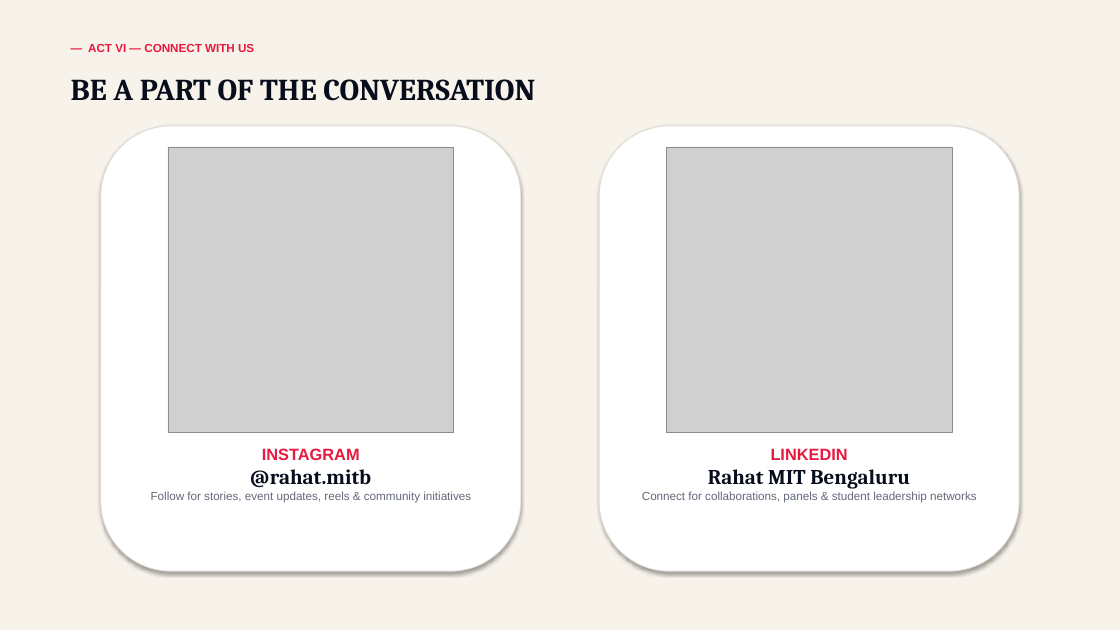
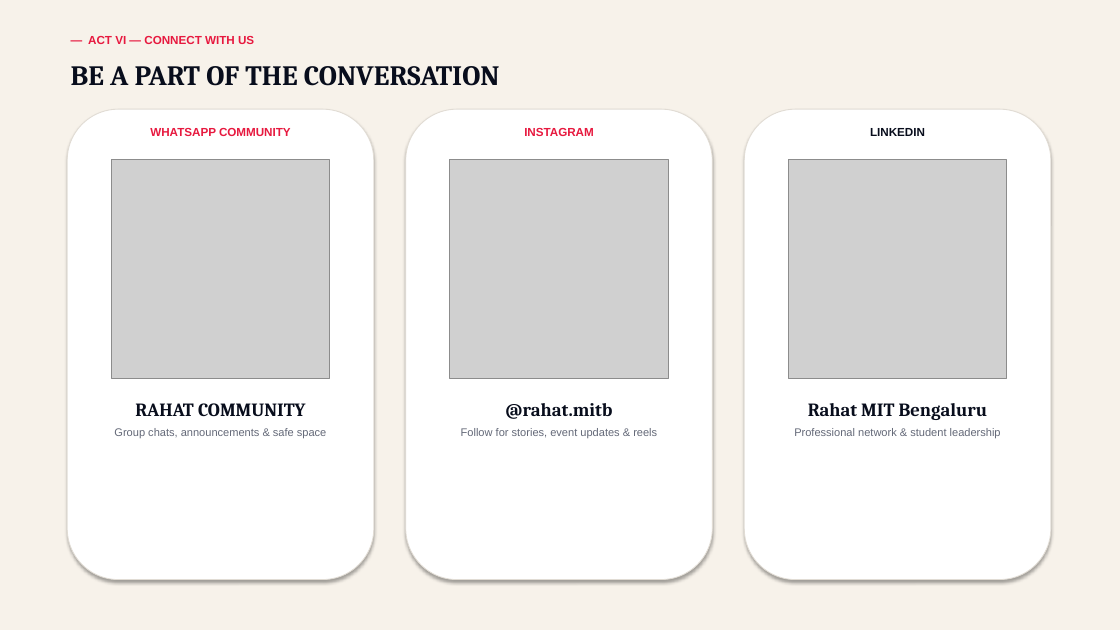
Before and after one commit to PavanAksshay/rahat, a slide deck: slide 9 of RAHAT_Inauguration_Presentation.pptx. Drawn at 1120x630 pixels with LibreOffice and Linux fonts; fonts in the diff are those of the drawing; grey boxes stand for pictures. Boxes give left, top, right and bottom in pixels: in the first picture for what was removed or moved away, otherwise in the second. Text is boxed around its words. In the diff, an @@ line names an element or a change of style, - is before the commit and + after.

```diff
--- a/RAHAT_Inauguration_Presentation.pptx
+++ b/RAHAT_Inauguration_Presentation.pptx
@@ text "— ACT VI — CONNECT ...": place and size @@
-text "— ACT VI — CONNECT ..." at <box>88,44,254,52</box>
+text "— ACT VI — CONNECT ..." at <box>88,36,254,44</box>
@@ text "BE A PART OF THE ...": place and size @@
-text "BE A PART OF THE ..." at <box>71,79,535,101</box>
+text "BE A PART OF THE ..." at <box>71,66,500,86</box>
@@ text "BE A PART OF THE ..." at <box>71,66,500,86</box>: size 26 to 24 pt @@
@@ rounded rectangle: place and size @@
-rounded rectangle at <box>101,126,521,571</box>
+rounded rectangle at <box>67,109,374,580</box>
@@ rounded rectangle added at <box>406,109,712,580</box>, fill #FFFFFF, outline #E1DCD4 0.75 pt @@
@@ rounded rectangle: place and size @@
-rounded rectangle at <box>599,126,1019,571</box>
+rounded rectangle at <box>744,109,1051,580</box>
@@ text added at <box>150,128,291,136</box>, 10 pt, text #E7193F, bold @@
+WHATSAPP COMMUNITY
@@ text added at <box>524,128,594,136</box>, 10 pt, text #E7193F, bold @@
+INSTAGRAM
@@ text added at <box>870,128,925,136</box>, 10 pt, text #080D1C, bold @@
+LINKEDIN
@@ picture added at <box>111,160,329,378</box> @@
@@ picture: place and size @@
-picture at <box>168,147,454,433</box>
+picture at <box>450,160,669,378</box>
@@ picture: place and size @@
-picture at <box>666,147,952,433</box>
+picture at <box>788,160,1007,378</box>
@@ text added at <box>114,403,326,438</box>, 9.5 pt, text #646978 @@
+RAHAT COMMUNITY
+Group chats, announcements & safe space
@@ text "@rahat.mitb": place and size @@
-text "@rahat.mitb" at <box>151,448,471,503</box>
+text "@rahat.mitb" at <box>461,403,657,438</box>
@@ text at <box>506,403,613,419</box>: size 18 to 16 pt in "@rahat.mitb"; more space between paragraphs @@
@@ text "Rahat MIT Bengaluru": place and size @@
-text "Rahat MIT Bengaluru" at <box>642,448,977,503</box>
+text "Rahat MIT Bengaluru" at <box>794,403,1001,438</box>
@@ text at <box>808,403,988,420</box>: size 18 to 16 pt in "Rahat MIT Bengaluru"; more space between paragraphs @@
@@ text at <box>262,448,360,460</box>: paragraph removed @@
-INSTAGRAM
@@ text at <box>461,428,657,438</box>: text changed; size 10 to 9.5 pt @@
-Follow for stories, event updates, reels & community initiatives
+Follow for stories, event updates & reels
@@ text at <box>771,448,848,460</box>: paragraph removed @@
-LINKEDIN
@@ text at <box>794,428,1001,438</box>: text changed; size 10 to 9.5 pt @@
-Connect for collaborations, panels & student leadership networks
+Professional network & student leadership
```
Also in this commit, not shown: 1 other slide changed, 1 slide added, 1 slide removed, 5 other files.
